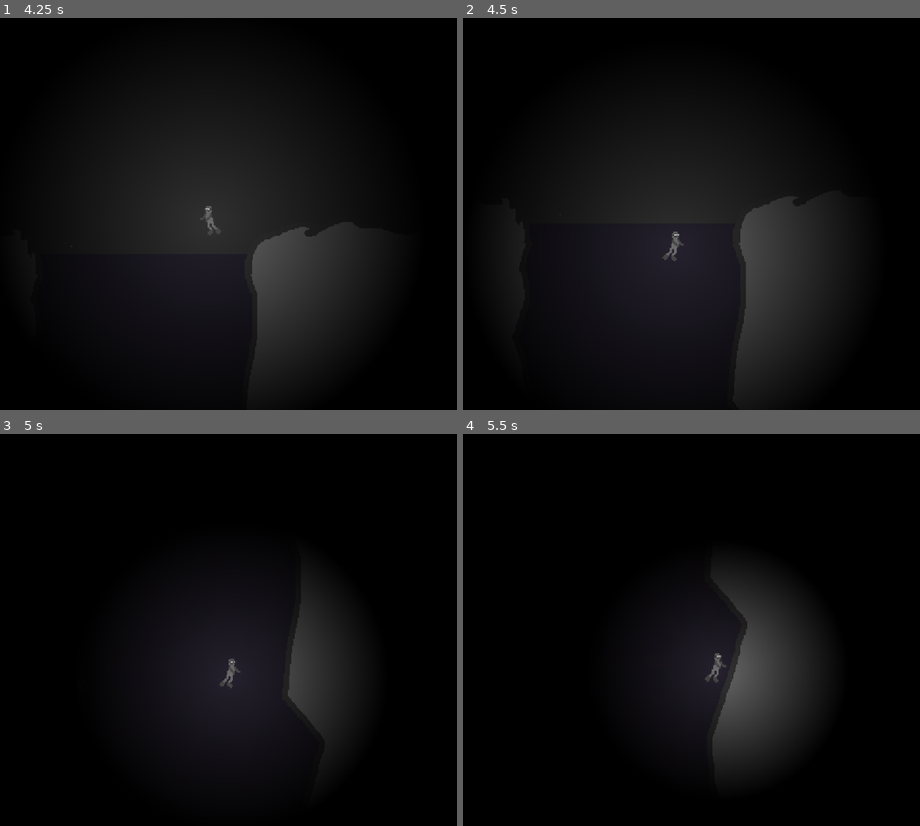
Above: before the commit, frames 1-4 (two rows, left to right).
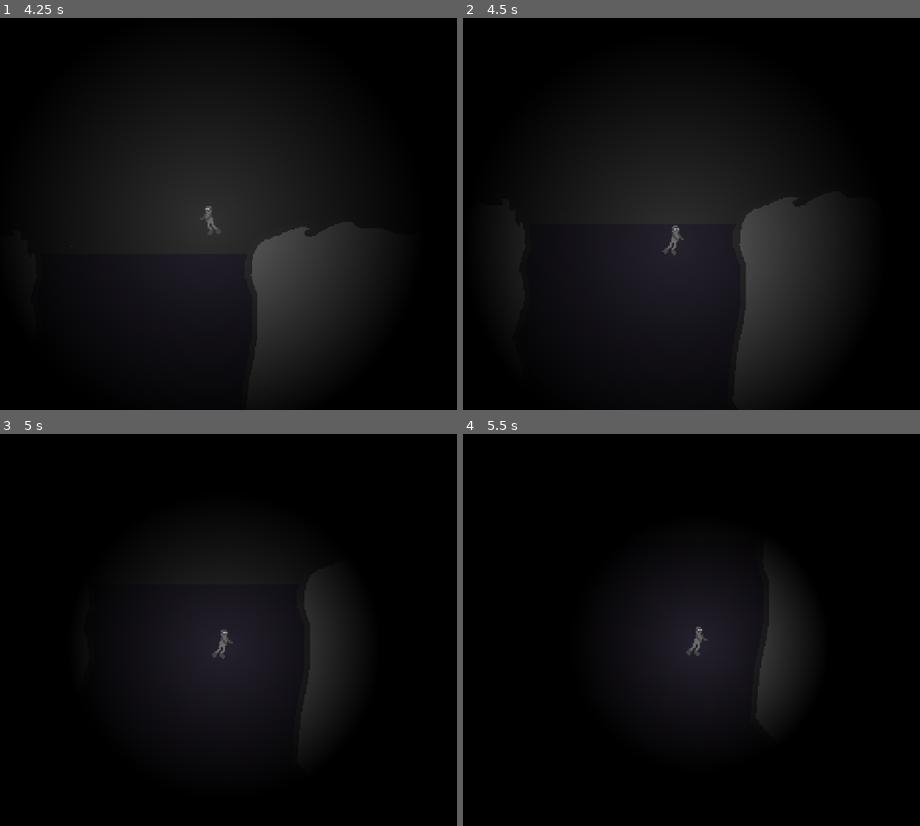
Above: after the commit, the same moments.

Repository: Cube8Game/beneath-the-surface
Game: Godot game, scene res://scenes/world.tscn
Two runs of this game, one before a commit and one after it. Both use one fixed random seed, a clock stepped at 60 frames per second and the inputs below.
Inputs:
- Up to frame 1 (4.25 s): tap Enter at 0.5 s; hold Right (right) 0.53-2.03 s; tap Up (up) at 0.77, 1.52, 3.02, 3.77 s; hold Left (left) from 2.03 s (still down)
- Up to frame 2 (4.5 s): release Left (left) at 4.28 s; hold Right (right) from 4.28 s (still down)
- Up to frame 3 (5 s): keep holding Right (right); tap Up (up) at 4.52 s
- Up to frame 4 (5.5 s): keep holding Right (right)

Frame 1 is identical in both runs. In frame 2, 0.2% of the frame differs, in the area x 43-70%, y 46-81%; in frame 3, 1.0%; in frame 4, 4.4%, in the area x 48-76%, y 40-86%.

Commit message:
Fix the underwater speed

Diff:
--- a/scripts/player.gd
+++ b/scripts/player.gd
@@ -1,7 +1,7 @@
 extends CharacterBody2D
 
 
-const WATER_SPEED = 800.0
+const WATER_SPEED = 80.0
 const WATER_ACCELERATION = 240.0
 const WATER_GRAVITY = Vector2(0, 1) * 600
 
